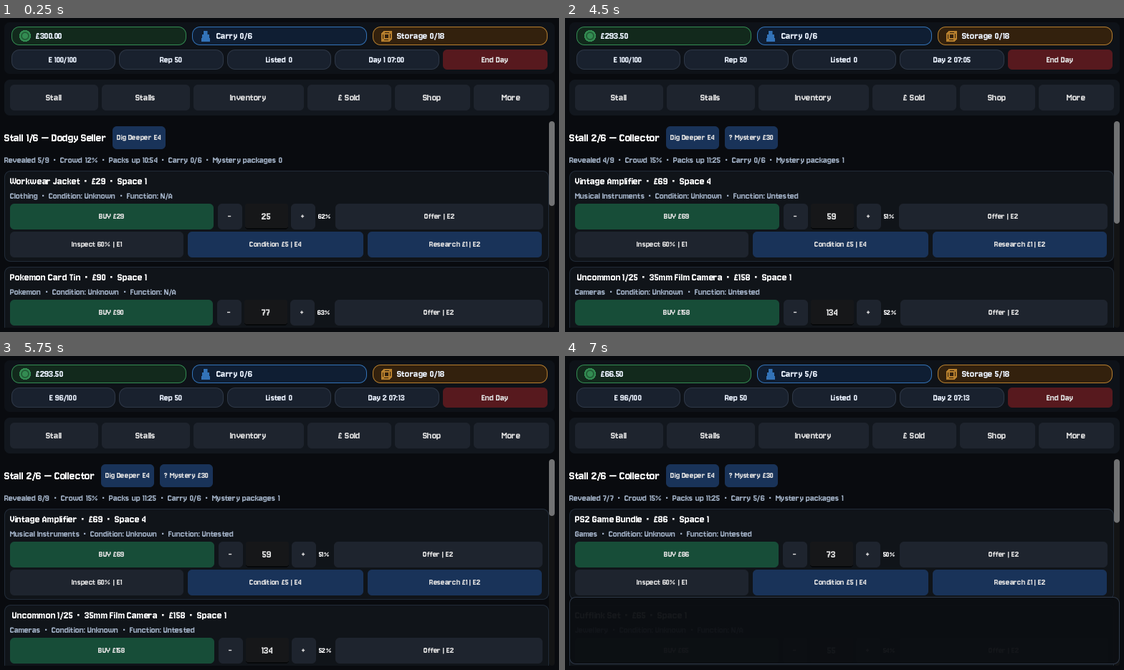
Above: before the commit, frames 1-4 (two rows, left to right).
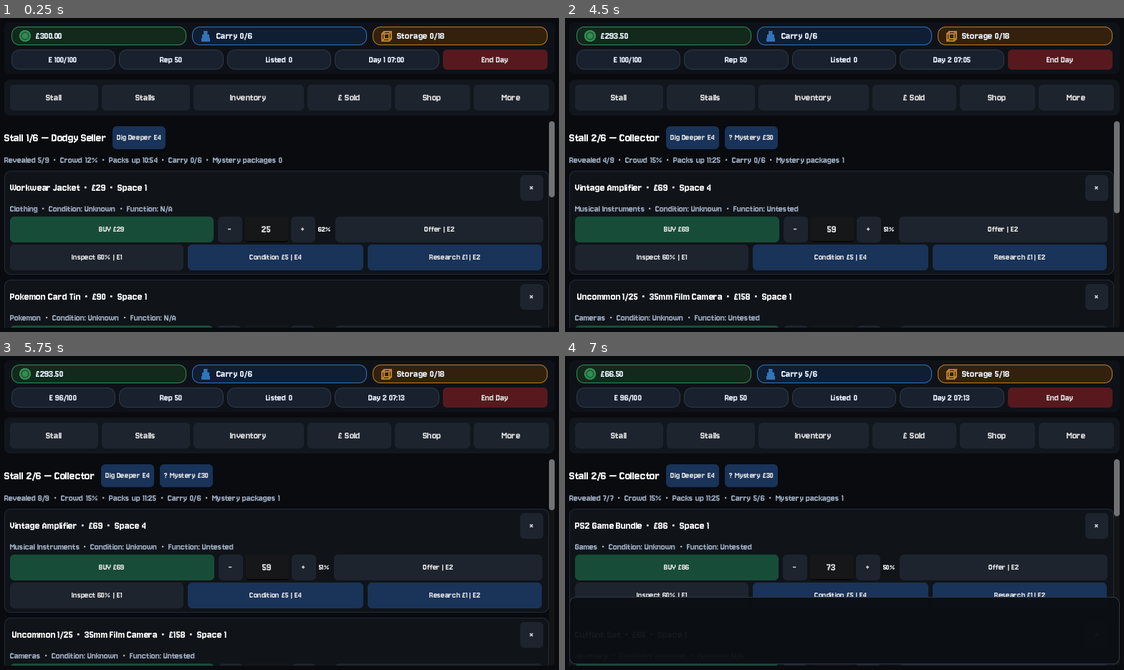
Above: after the commit, the same moments.

Repository: wmilburn1997-ai/car-boot-reseller
Game: Godot game, scene res://Main.tscn
Two runs of this game, one before a commit and one after it. Both use one fixed random seed, a clock stepped at 60 frames per second and the inputs below.
Inputs:
- Up to frame 1 (0.25 s): no input
- Up to frame 2 (4.5 s): click "Stall" at 0.5 s; click "Inventory" at 1.25 s; click "£ Sold" at 2 s; click "End Day" at 2.75 s; click "Stalls" at 3.5 s; click "Go | 5 min" at 4.25 s
- Up to frame 3 (5.75 s): click "Dig Deeper E4" at 5 s
- Up to frame 4 (7 s): click "BUY £69" at 5.75 s; click "BUY £158" at 6.5 s

The runs differ from the first frame. In frame 1, 15% of the frame differs, in the area x 0-100%, y 50-99%; in frame 2, 15%; in frame 3, 15%; in frame 4, 7.5%.

Commit message:
Add swipe-to-dismiss and x button for stall items

Diff:
--- a/main.gd
+++ b/main.gd
@@ -948,7 +948,9 @@
 		"haggle_savings": 0.0,
 		"extra_spend": 0.0,
 		"condition_price_note": "",
-		"locked_gamble_hint": 0.20
+		"auth_note": "",
+		"locked_gamble_hint": 0.20,
+		"dismissed": false
 	}
 
 func get_fault_chance(name, category, condition, seller_mult):
@@ -1073,7 +1075,10 @@
 
 	for i in range(stall["revealed"]):
 		var item = stall["stock"][i]
+		if item["dismissed"]:
+			continue
 		var panel = make_card()
+		panel.gui_input.connect(Callable(self, "_on_stall_card_input").bind(panel, i))
 		body.add_child(panel)
 		var card = VBoxContainer.new()
 		card.size_flags_horizontal = Control.SIZE_EXPAND_FILL
@@ -1090,12 +1095,22 @@
 		if item["testable"]:
 			function_text_value = "Untested"
 
+		var name_row = HBoxContainer.new()
+		name_row.add_theme_constant_override("separation", 6)
+		card.add_child(name_row)
 		var name_line = Label.new()
 		name_line.autowrap_mode = TextServer.AUTOWRAP_WORD_SMART
 		name_line.size_flags_horizontal = Control.SIZE_EXPAND_FILL
 		name_line.add_theme_font_size_override("font_size", 16)
 		name_line.text = "%s%s  •  £%.0f  •  Space %d" % [rarity_text, item["name"], item["asking"], size_units(item)]
-		card.add_child(name_line)
+		name_row.add_child(name_line)
+		var dismiss_button = Button.new()
+		dismiss_button.text = "×"
+		dismiss_button.tooltip_text = "Not interested — hide this item for the rest of this stall visit. Free, no time cost. It's still there for anyone else, and dismissing doesn't affect the real item pool."
+		dismiss_button.custom_minimum_size = Vector2(32, 32)
+		style_button(dismiss_button, "nav")
+		dismiss_button.pressed.connect(Callable(self, "dismiss_stall_item").bind(i))
+		name_row.add_child(dismiss_button)
 
 		var state_line = Label.new()
 		state_line.autowrap_mode = TextServer.AUTOWRAP_WORD_SMART
@@ -1366,6 +1381,27 @@
 
 func _on_haggle_value_submitted(submitted_text, value_edit, asking, chance_label, item, seller):
 	_adjust_haggle_value(value_edit, 0.0, asking, chance_label, item, seller)
+
+func dismiss_stall_item(index):
+	var stall = stalls[current_stall_index]
+	if index >= stall["stock"].size():
+		return
+	stall["stock"][index]["dismissed"] = true
+	show_stall()
+
+func _on_stall_card_input(event, panel, index):
+	if event is InputEventScreenTouch:
+		if event.pressed:
+			panel.set_meta("swipe_start", event.position)
+			panel.set_meta("swipe_total", Vector2.ZERO)
+		else:
+			if panel.has_meta("swipe_total"):
+				var total = panel.get_meta("swipe_total")
+				if total.x < -80.0 and abs(total.y) < 50.0:
+					dismiss_stall_item(index)
+	elif event is InputEventScreenDrag:
+		if panel.has_meta("swipe_total"):
+			panel.set_meta("swipe_total", panel.get_meta("swipe_total") + event.relative)
 
 func haggle_item(index, value_edit):
 	var stall = stalls[current_stall_index]
@@ -1817,6 +1853,15 @@
 		details.text = "Est. value £%d–£%d  •  Buyer Interest: %s  •  %s" % [potential[0], potential[1], buyer_interest_label(item, preview_price), listed_text]
 		card.add_child(details)
 
+		if item["quick_look_done"] and item["quick_look_note"] != "":
+			var inv_look_result = Label.new()
+			inv_look_result.autowrap_mode = TextServer.AUTOWRAP_WORD_SMART
+			inv_look_result.size_flags_horizontal = Control.SIZE_EXPAND_FILL
+			inv_look_result.add_theme_font_size_override("font_size", 14)
+			inv_look_result.text = item["quick_look_note"]
+			inv_look_result.add_theme_color_override("font_color", Color(0.95,0.84,0.62,1.0))
+			card.add_child(inv_look_result)
+
 		if item["condition_checked"] and item["condition_price_note"] != "":
 			var condition_note_line = Label.new()
 			condition_note_line.autowrap_mode = TextServer.AUTOWRAP_WORD_SMART
@@ -1936,15 +1981,24 @@
 
 		var auth_button = Button.new()
 		if item["auth_attempted"]:
-			auth_button.text = "Authenticated"
+			auth_button.text = "Authenticated\n%s" % item["auth_status"]
 			auth_button.disabled = true
 		else:
-			auth_button.text = "Authenticate £%d | E6" % int(authentication_cost(item))
+			auth_button.text = "Authenticate £%d | E6\nAccuracy: %.0f%%" % [int(authentication_cost(item)), authentication_accuracy(item) * 100.0]
 			auth_button.pressed.connect(Callable(self, "authenticate_item").bind(i))
+			auth_button.custom_minimum_size.y = 48
 		auth_button.tooltip_text = "Checks for counterfeits. Not perfectly accurate, and confirmed fakes can't be sold normally — but selling unauthenticated carries its own return risk."
 		auth_button.size_flags_horizontal = Control.SIZE_EXPAND_FILL
 		style_button(auth_button, "action")
 		actions.add_child(auth_button)
+		if item["auth_attempted"] and item["auth_note"] != "":
+			var auth_note_line = Label.new()
+			auth_note_line.autowrap_mode = TextServer.AUTOWRAP_WORD_SMART
+			auth_note_line.size_flags_horizontal = Control.SIZE_EXPAND_FILL
+			auth_note_line.add_theme_font_size_override("font_size", 13)
+			auth_note_line.add_theme_color_override("font_color", Color(0.72,0.88,1.0,1.0))
+			auth_note_line.text = item["auth_note"]
+			card.add_child(auth_note_line)
 
 		if toolbox_level > 0 and item["tested"] and item["fault"]:
 			var repair_button = Button.new()
@@ -2352,6 +2406,15 @@
 		cost += 42.0
 	return cost
 
+func authentication_accuracy(item):
+	var cost = authentication_cost(item)
+	var accuracy = 0.84
+	if cost >= 32.0:
+		accuracy = 0.92
+	if item["special_discovered"] and item["hidden_special"] != "":
+		accuracy = 0.96
+	return accuracy
+
 func authenticate_item(index):
 	if index >= inventory.size():
 		return
@@ -2370,13 +2433,10 @@
 	day_stats["authentication"] += cost
 	item["auth_attempted"] = true
 
-	var accuracy = 0.84
-	if cost >= 32.0:
-		accuracy = 0.92
-	if item["special_discovered"] and item["hidden_special"] != "":
-		accuracy = 0.96
+	var accuracy = authentication_accuracy(item)
 	var roll = rng.randf()
 	var success = roll < accuracy
+	var line = "Accuracy: %.0f%% | Rolled: %.2f%% | Result: %s" % [accuracy * 100.0, roll * 100.0, "SUCCESS" if success else "INCONCLUSIVE"]
 	record_rng("Authentication accuracy: %.1f%% | Rolled: %.2f%% | Result: %s" % [accuracy * 100.0, roll * 100.0, "SUCCESS" if success else "INCONCLUSIVE"])
 	if success:
 		if item["authentic"]:
@@ -2387,6 +2447,7 @@
 			unlock_achievement("Should've Known Better")
 	else:
 		item["auth_status"] = "Inconclusive"
+	item["auth_note"] = "%s — %s" % [line, item["auth_status"]]
 	set_status("AUTHENTICATION COMPLETE — %s. This one-time attempt cannot be rerolled." % item["auth_status"])
 	show_inventory()
 
@@ -2972,10 +3033,15 @@
 		var sold_condition_text = "Unknown"
 		if sale["condition_checked"]:
 			sold_condition_text = "%d/10" % sale["condition"]
-		var line = Label.new()
-		line.autowrap_mode = TextServer.AUTOWRAP_WORD_SMART
+		var costs_total = float(sale.get("fee", 0.0)) + float(sale.get("postage", 0.0)) + float(sale.get("insurance", 0.0)) + float(sale.get("packaging", 0.0))
+		var profit = float(sale["price"]) - costs_total - float(sale.get("paid", 0.0)) - float(sale.get("extra_spend", 0.0))
+		var profit_color = "#8cd98f" if profit >= 0.0 else "#e88c7a"
+		var line = RichTextLabel.new()
+		line.bbcode_enabled = true
+		line.fit_content = true
+		line.scroll_active = false
 		line.size_flags_horizontal = Control.SIZE_EXPAND_FILL
-		line.text = "%s | Condition %s | Sold £%.2f | Day %d" % [sale["name"], sold_condition_text, sale["price"], sale["day"]]
+		line.text = "%s | Condition %s | Sold £%.2f | [color=%s]Profit £%+.2f[/color] | Day %d" % [sale["name"], sold_condition_text, sale["price"], profit_color, profit, sale["day"]]
 		body.add_child(line)
 
 func show_collection_log():
Not shown, changed: docs/index.html
Not shown, changed: docs/index.pck
